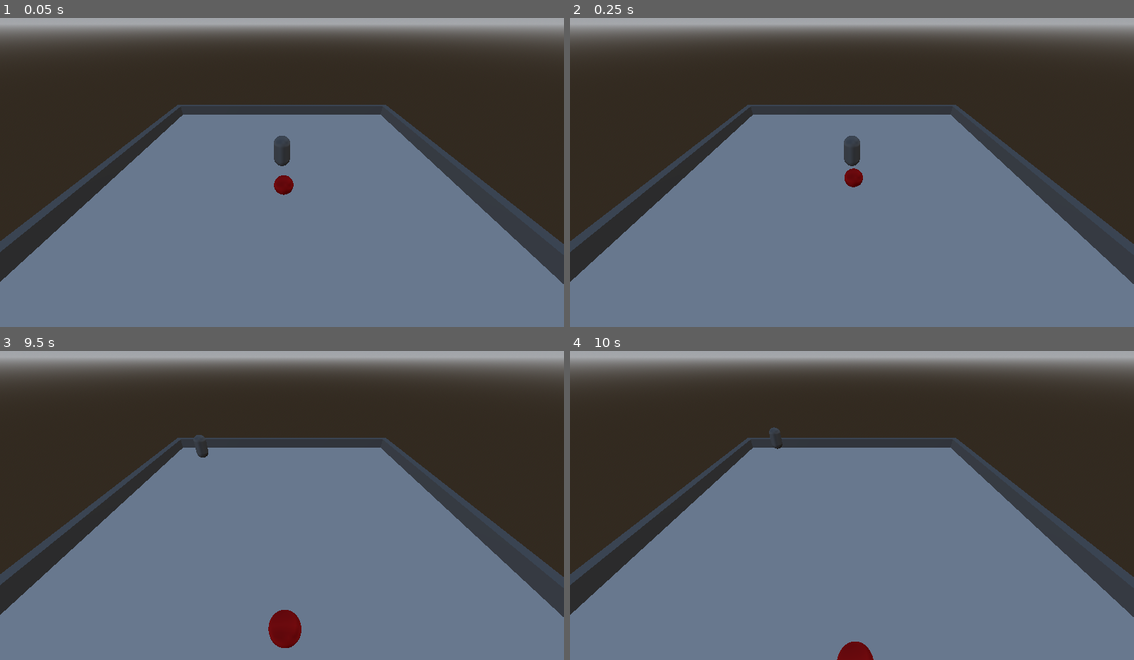
Above: before the commit, frames 1-4 (two rows, left to right).
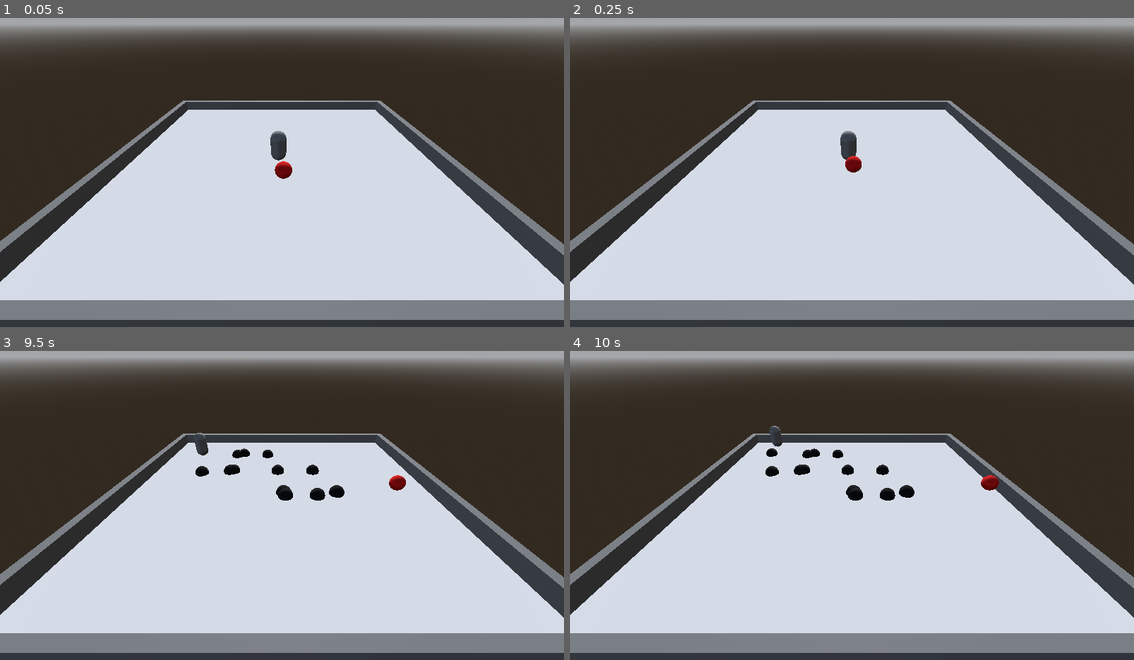
Above: after the commit, the same moments.

Repository: imalexlov1/BomberMan
Game: Godot game, scene res://bomberman/main.tscn
Same seed, same stepped clock (60 frames per second), same inputs: the game is played once before the commit and once after it.
Inputs:
- Up to frame 1 (0.05 s): no input
- Up to frame 2 (0.25 s): no input
- Up to frame 3 (9.5 s): hold D (droite) 0.53-1.28 s; tap Keypad 0 (poser_bombe, bound only after the commit) at 0.6, 1.55, 2.1, 2.85, 3.8, 4.35, 5.1, 6.05, 6.6, 7.35, 8.3, 8.85 s; hold Left (gauche) 1.28-2.03 s; tap S (reculer) every 2.25 s from 1.35 to 8.1 s; hold D (droite) 2.03-2.78 s; hold W (avancer) 2.78-3.53 s; hold Left (gauche) 3.53-5.78 s; hold D (droite) 5.78-6.53 s; hold W (avancer) 6.53-7.28 s; hold D (droite) 7.28-8.03 s; hold Left (gauche) from 8.03 s (still down)
- Up to frame 4 (10 s): release Left (gauche) at 9.53 s; hold W (avancer) from 9.53 s (still down); tap Keypad 0 (poser_bombe, bound only after the commit) at 9.6 s

The runs differ from the first frame. In frame 1, 47% of the frame differs, in the area x 0-100%, y 26-100%; in frame 2, 47%; in frame 3, 47%; in frame 4, 47%, in the area x 0-100%, y 24-100%.

Commit message:
feat: add bomb

Diff:
--- a/bomberman/bombe/bombe.tscn
+++ b/bomberman/bombe/bombe.tscn
@@ -1,3 +1,24 @@
-[gd_scene format=3 uid="uid://cijpbbqj6k15g"]
+[gd_scene load_steps=4 format=3 uid="uid://cijpbbqj6k15g"]
+
+[sub_resource type="SphereShape3D" id="SphereShape3D_mqpxn"]
+
+[sub_resource type="StandardMaterial3D" id="StandardMaterial3D_mqpxn"]
+albedo_color = Color(0, 0, 0, 1)
+
+[sub_resource type="SphereMesh" id="SphereMesh_muddk"]
+material = SubResource("StandardMaterial3D_mqpxn")
 
 [node name="Bombe" type="Node3D"]
+transform = Transform3D(1, 0, 0, 0, 1, 0, 0, 0, 1, 0, 0.6543212, 0)
+
+[node name="RigidBody3D" type="RigidBody3D" parent="."]
+
+[node name="CollisionShape3D" type="CollisionShape3D" parent="RigidBody3D"]
+shape = SubResource("SphereShape3D_mqpxn")
+
+[node name="MeshInstance3D" type="MeshInstance3D" parent="."]
+mesh = SubResource("SphereMesh_muddk")
+
+[node name="Timer" type="Timer" parent="."]
+wait_time = 3.0
+autostart = true
--- a/bomberman/main.tscn
+++ b/bomberman/main.tscn
@@ -22,7 +22,7 @@
 environment = SubResource("Environment_1bvp3")
 
 [node name="Camera3D" type="Camera3D" parent="."]
-transform = Transform3D(1, 0, 0, 0, 0.81915206, 0.57357645, 0, -0.57357645, 0.81915206, 0, 7.5, 11)
+transform = Transform3D(1, 0, 0, 0, 0.81915206, 0.57357645, 0, -0.57357645, 0.81915206, 0, 7.5, 12.514151)
 
 [node name="Mur" parent="." instance=ExtResource("1_0vp4s")]
 transform = Transform3D(1, 0, 0, 0, 1, 0, 0, 0, 1, 0, -0.3007927, -9.472788)
@@ -30,8 +30,12 @@
 [node name="Sol" parent="." instance=ExtResource("2_45vn0")]
 
 [node name="Bombe" parent="." instance=ExtResource("3_qpluv")]
+visible = false
 
 [node name="Personnage" parent="." instance=ExtResource("4_fnspe")]
 
 [node name="Ennemi" parent="." instance=ExtResource("5_45vn0")]
-transform = Transform3D(1, 0, 0, 0, 1, 0, 0, 0, 1, 0.088581085, 0.7375972, 2.9526322)
+transform = Transform3D(1, 0, 0, 0, 1, 0, 0, 0, 1, 0.088581085, 0.47955978, 2.9526322)
+
+[node name="DirectionalLight3D" type="DirectionalLight3D" parent="."]
+transform = Transform3D(1, 0, 0, 0, -0.8660253, 0.5, 0, -0.5, -0.8660253, 0, 4.7018056, 0)
--- a/bomberman/personnage/personnage.gd
+++ b/bomberman/personnage/personnage.gd
@@ -4,24 +4,32 @@
 @export var gravity = 9.8
 @export var rotation_speed = 10.0
 
+@export var bomb_scene : PackedScene
+
 func _physics_process(delta):
 	if not is_on_floor():
 		velocity.y -= gravity * delta
 
+	if Input.is_action_just_pressed("poser_bombe"):
+		spawn_bomb()
+
 	var input_dir = Input.get_vector("gauche", "droite", "avancer", "reculer")
-
-
 	var direction = Vector3(input_dir.x, 0, input_dir.y).normalized()
 
 	if direction:
 		velocity.x = direction.x * speed
 		velocity.z = direction.z * speed
-
 		var target_angle = atan2(direction.x, direction.z)
 		rotation.y = lerp_angle(rotation.y, target_angle, rotation_speed * delta)
-
 	else:
 		velocity.x = move_toward(velocity.x, 0, speed)
 		velocity.z = move_toward(velocity.z, 0, speed)
 
 	move_and_slide()
+
+func spawn_bomb():
+	if bomb_scene:
+		print("bomb !")
+		var new_bomb = bomb_scene.instantiate()
+		get_parent().add_child(new_bomb)
+		new_bomb.global_position = global_position
--- a/bomberman/personnage/personnage.tscn
+++ b/bomberman/personnage/personnage.tscn
@@ -1,6 +1,7 @@
-[gd_scene load_steps=4 format=3 uid="uid://c4cykaydup8so"]
+[gd_scene load_steps=5 format=3 uid="uid://c4cykaydup8so"]
 
 [ext_resource type="Script" uid="uid://c2emaqm1ppqc4" path="res://bomberman/personnage/personnage.gd" id="1_xbx0k"]
+[ext_resource type="PackedScene" uid="uid://cijpbbqj6k15g" path="res://bomberman/bombe/bombe.tscn" id="2_mg3q7"]
 
 [sub_resource type="CapsuleMesh" id="CapsuleMesh_bbjgm"]
 
@@ -10,6 +11,7 @@
 
 [node name="CharacterBody3D" type="CharacterBody3D" parent="."]
 script = ExtResource("1_xbx0k")
+bomb_scene = ExtResource("2_mg3q7")
 
 [node name="MeshInstance3D" type="MeshInstance3D" parent="CharacterBody3D"]
 transform = Transform3D(1, 0, 0, 0, 1, 0, 0, 0, 1, 0, 1.0339572, 0)
--- a/project.godot
+++ b/project.godot
@@ -41,6 +41,12 @@
 , Object(InputEventKey,"resource_local_to_scene":false,"resource_name":"","device":-1,"window_id":0,"alt_pressed":false …(186 unchanged characters)…
 ]
 }
+poser_bombe={
+"deadzone": 0.2,
+"events": [Object(InputEventKey,"resource_local_to_scene":false,"resource_name":"","device":-1,"window_id":0,"alt_pressed":false,"shift_pressed":false,"ctrl_pressed":false,"meta_pressed":false,"pressed":false,"keycode":0,"physical_keycode":4194438,"key_label":0,"unicode":48,"location":0,"echo":false,"script":null)
+, Object(InputEventKey,"resource_local_to_scene":false,"resource_name":"","device":-1,"window_id":0,"alt_pressed":false,"shift_pressed":false,"ctrl_pressed":false,"meta_pressed":false,"pressed":false,"keycode":0,"physical_keycode":69,"key_label":0,"unicode":101,"location":0,"echo":false,"script":null)
+]
+}
 
 [rendering]
 
